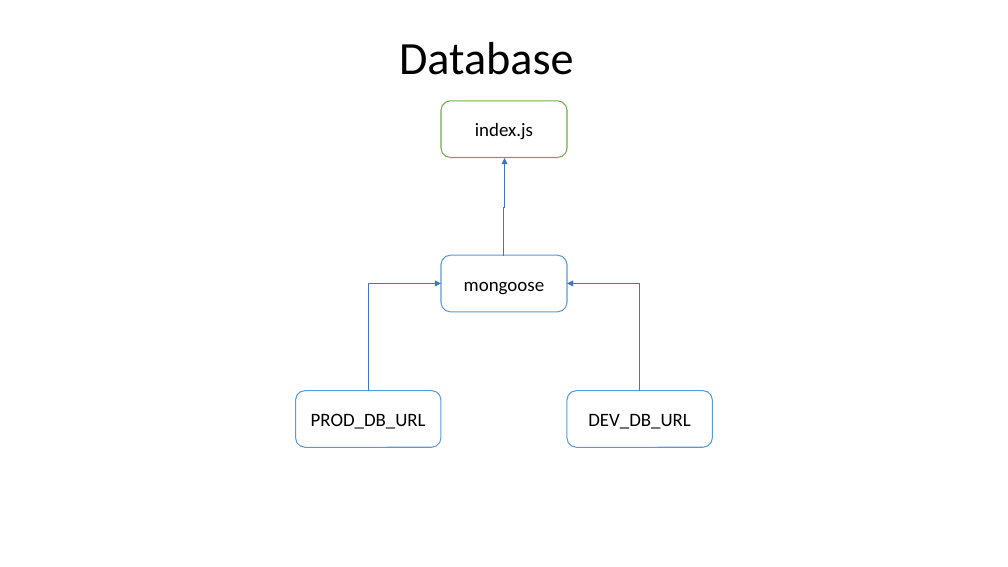
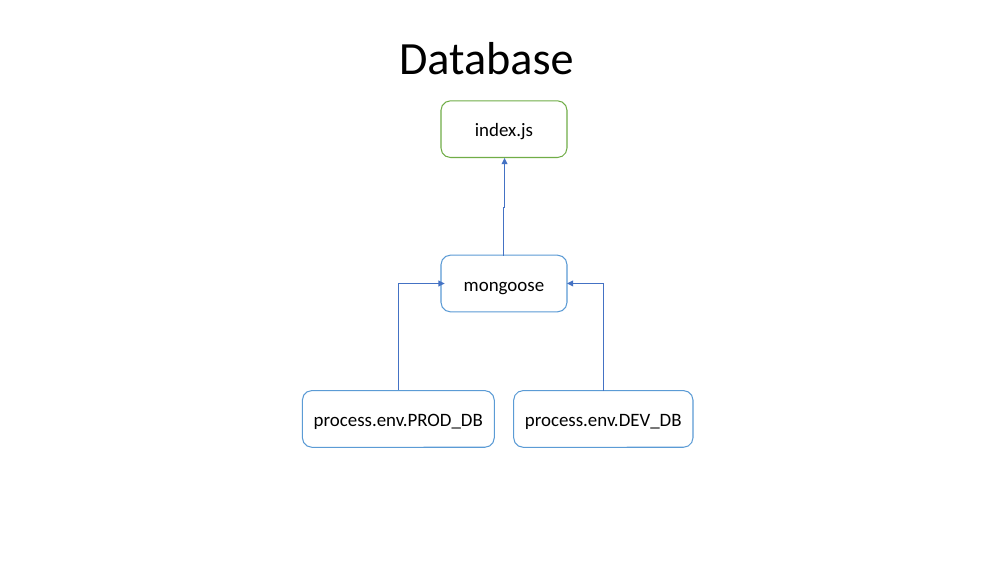
Before and after one commit to SaundersEddie/react-passport-auth, a slide deck: slide 2 of backend_folder_structure.pptx. Drawn at 1008x567 pixels with LibreOffice and Linux fonts; fonts in the diff are those of the drawing. Boxes give left, top, right and bottom in pixels: in the first picture for what was removed or moved away, otherwise in the second. Text is boxed around its words. In the diff, an @@ line names an element or a change of style, - is before the commit and + after.

Commit message:
Updated PPT

```diff
--- a/backend_folder_structure.pptx
+++ b/backend_folder_structure.pptx
@@ elbow arrow moved from (368, 391) - (441, 284) to (399, 391) - (445, 284) @@
@@ elbow arrow moved from (640, 391) - (567, 284) to (603, 391) - (567, 284) @@
@@ rounded rectangle "process.env.PROD_DB": place and size @@
-rounded rectangle "process.env.PROD_DB" at <box>296,391,441,448</box>
+rounded rectangle "process.env.PROD_DB" at <box>302,391,495,448</box>
@@ text in rounded rectangle at <box>314,413,483,429</box>: text changed @@
-PROD_DB_URL
+process.env.PROD_DB
@@ rounded rectangle "process.env.DEV_DB": place and size @@
-rounded rectangle "process.env.DEV_DB" at <box>567,391,712,448</box>
+rounded rectangle "process.env.DEV_DB" at <box>514,391,693,448</box>
@@ text in rounded rectangle at <box>525,414,682,429</box>: text changed @@
-DEV_DB_URL
+process.env.DEV_DB
```
Also in this commit, not shown: 3 other files.
